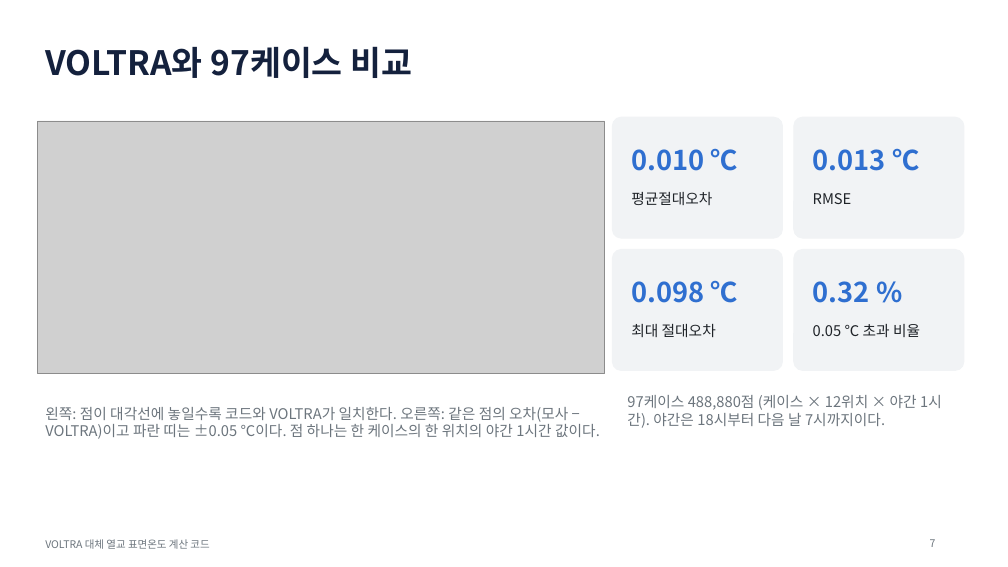
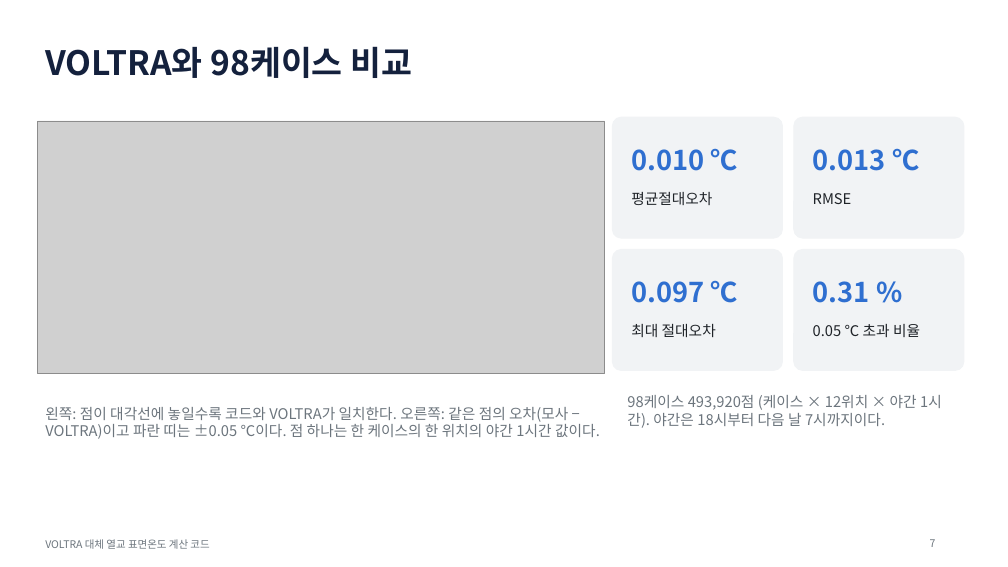
Before and after one commit to seoyoon-sy/seoyoon, a slide deck: slide 7 of results/presentation/열교_표면온도_계산코드_발표.pptx. Drawn at 1008x567 pixels with LibreOffice and Linux fonts; fonts in the diff are those of the drawing; grey boxes stand for pictures. Boxes give left, top, right and bottom in pixels: in the first picture for what was removed or moved away, otherwise in the second. Text is boxed around its words. In the diff, an @@ line names an element or a change of style, - is before the commit and + after.

```diff
--- a/results/presentation/열교_표면온도_계산코드_발표.pptx
+++ b/results/presentation/열교_표면온도_계산코드_발표.pptx
@@ title at <box>45,46,412,78</box>: text changed @@
-VOLTRA와 97케이스 비교
+VOLTRA와 98케이스 비교
@@ text at <box>631,280,738,303</box>: text changed @@
-0.098 ℃
+0.097 ℃
@@ text at <box>813,281,870,303</box>: text changed @@
-0.32 %
+0.31 %
@@ text at <box>627,395,917,426</box>: text changed @@
-97케이스 488,880점 (케이스 × 12위치 × 야간 1시간). 야간은 18시부터 다음 날 7시까지이다.
+98케이스 493,920점 (케이스 × 12위치 × 야간 1시간). 야간은 18시부터 다음 날 7시까지이다.
```
Also in this commit, not shown: 1 other slide changed, 4 other files.
